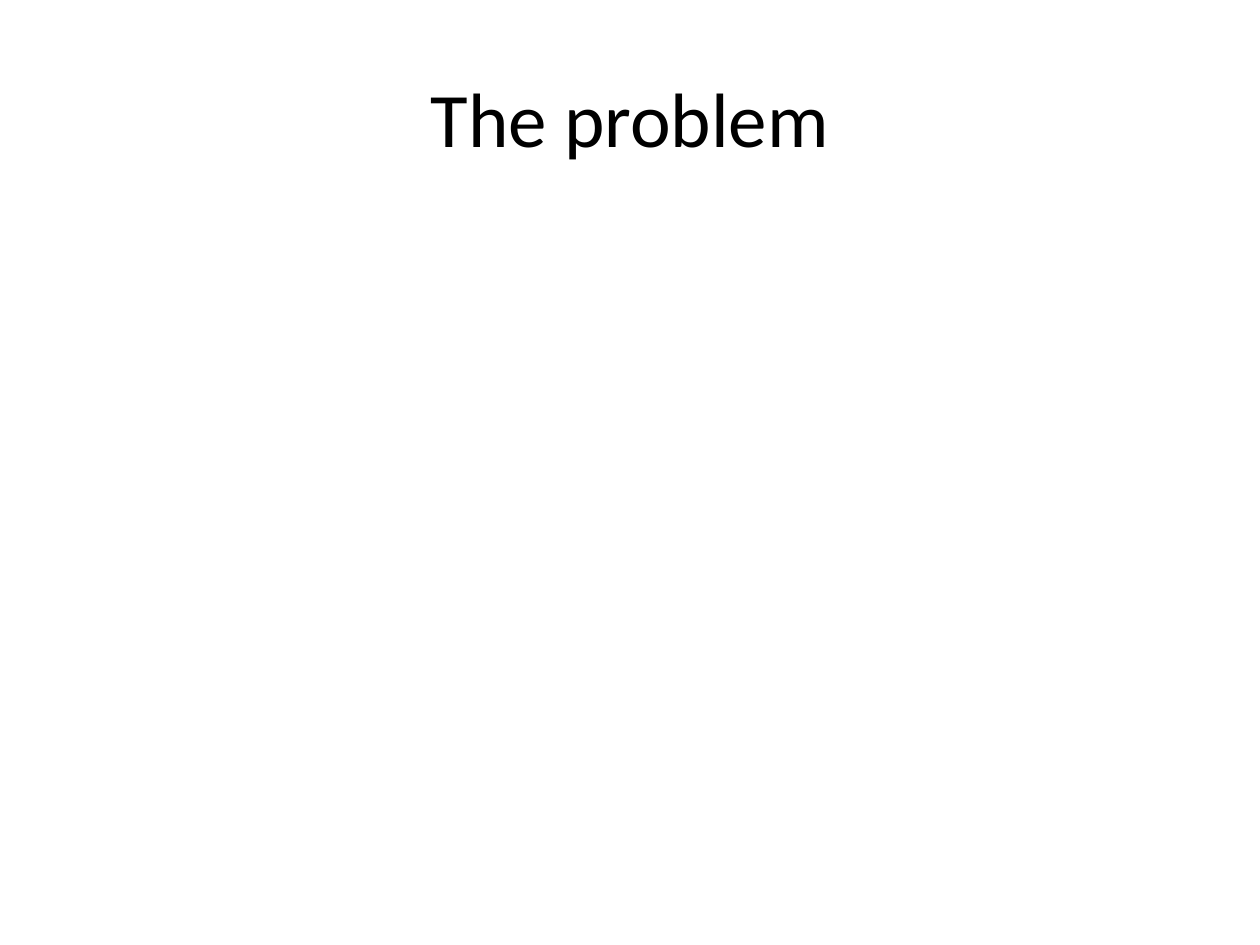
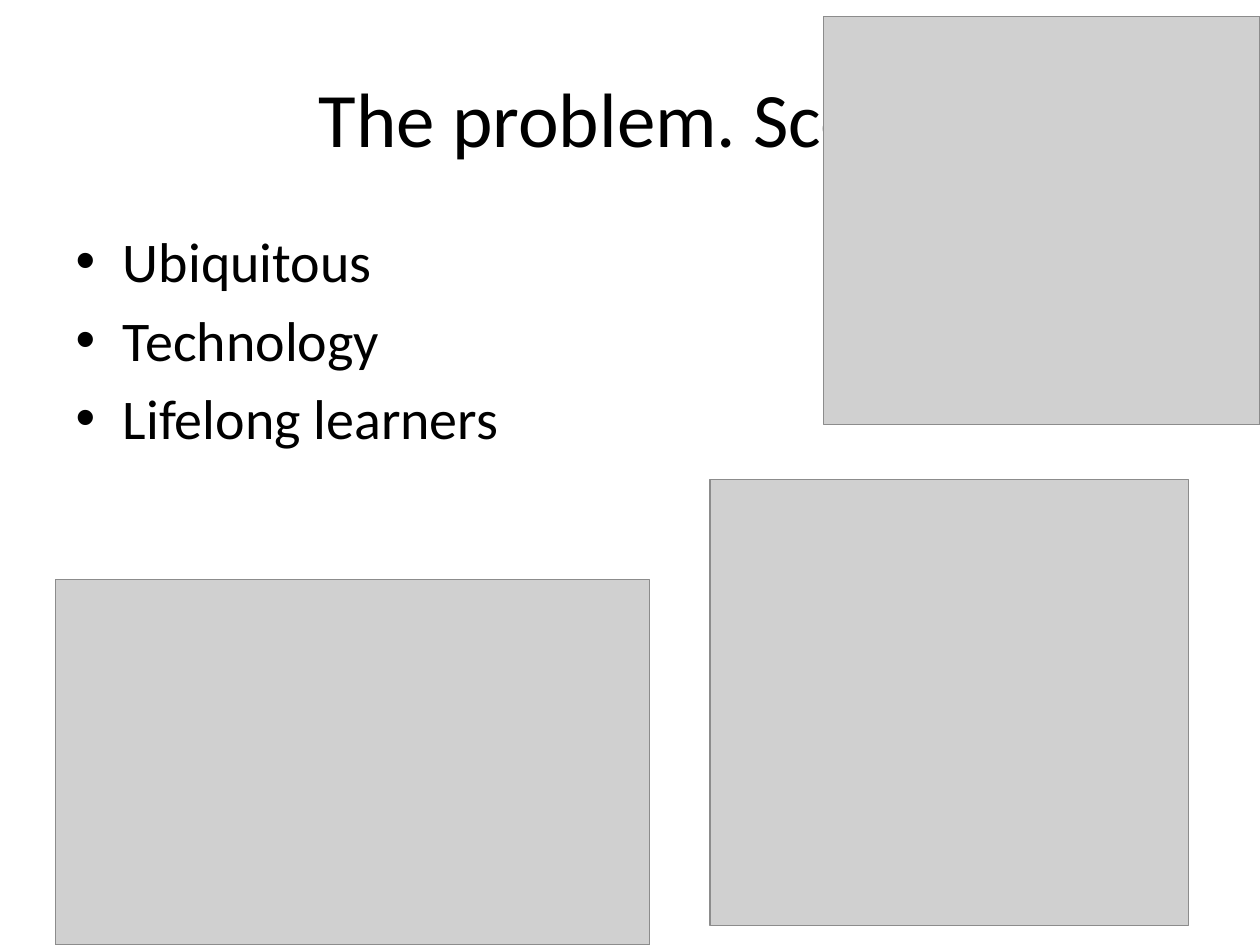
Before and after one commit to btabuenca/LaTeX, a slide deck: slide 3 of presentation/ThesisTabuenca.pptx. Drawn at 1260x945 pixels with LibreOffice and Linux fonts; fonts in the diff are those of the drawing; grey boxes stand for pictures. Boxes give left, top, right and bottom in pixels: in the first picture for what was removed or moved away, otherwise in the second. Text is boxed around its words. In the diff, an @@ line names an element or a change of style, - is before the commit and + after.

```diff
--- a/presentation/ThesisTabuenca.pptx
+++ b/presentation/ThesisTabuenca.pptx
@@ picture added at [823, 16, 1260, 423] @@
@@ title at [319, 83, 941, 165]: text changed @@
-The problem
+The problem. Scope
@@ text added at [123, 243, 499, 449], 32 pt, text #000000 @@
+• Ubiquitous
+• Technology
+• Lifelong learners
@@ picture added at [709, 480, 1188, 926] @@
@@ picture added at [55, 580, 650, 945] @@
```
Also in this commit, not shown: 2 other slides changed, 3 slides added, 31 other files.
